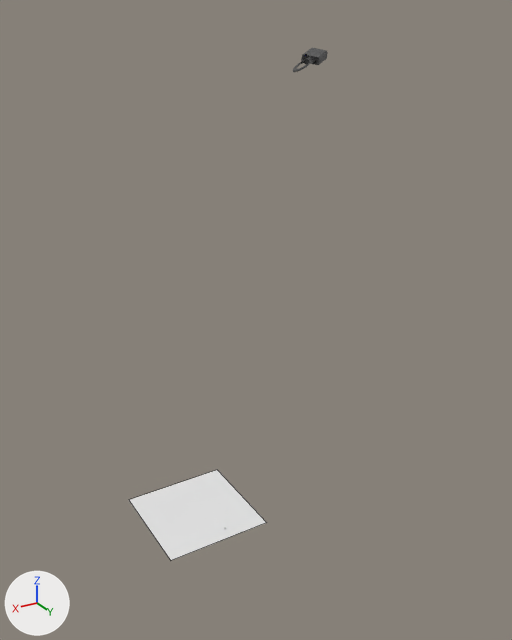
Renders of the Blender file Art/Blender/Bonhomme.blend from each side of a commit.
The view is the same before and after, from a 50 mm lens placed at (41.2, 65.7, 56.9), pointed at (-22.1, -39.9, 4.0). Lighting does not change. The marker at lower left points along +X, +Y and +Z. Mesh edges are drawn as thin lines on the coarser meshes.
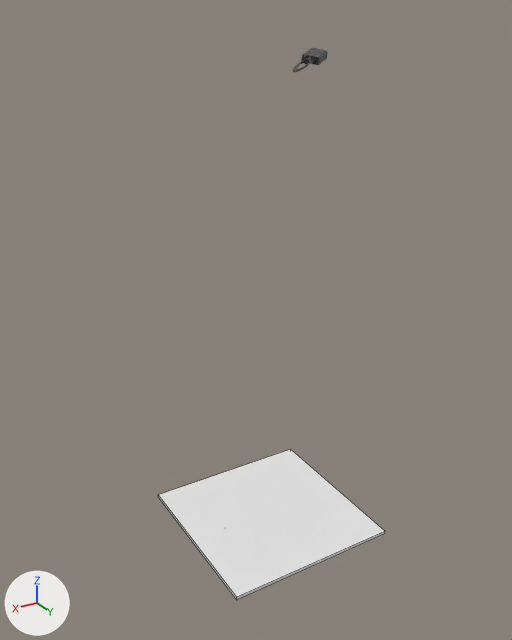
Changed parts and their boxes [x1, y1, x2, y2] in the pictures (512 x 640 px):
```json
{"object": "Sol", "change": "added", "after": [158, 449, 385, 600]}
{"object": "Plane", "change": "deleted", "before": [129, 470, 267, 560]}
```

Edits to the scene script, one JSON object a line:
```json
{"op": "add", "block": "me_cube_002", "code": ["me_cube_002 = bpy.data.meshes.new('Cube.002')", "me_cube_002.from_pydata(...)  # a box spanning x -1.0..1.0, y -1.0..1.0, z -1.0..1.0"]}
{"op": "remove", "block": "ob_plane", "code": ["ob_plane = bpy.data.objects.new('Plane', me_plane)", "ob_plane.location = (11.3, 1.8, 1.5)", "ob_plane.scale = (6.22, 6.22, 6.22)"]}
{"op": "add", "block": "ob_sol", "code": ["ob_sol = bpy.data.objects.new('Sol', me_cube_002)", "ob_sol.location = (0.0, 0.0, -4.7)", "ob_sol.scale = (11.0, 11.0, 0.208)"]}
```
